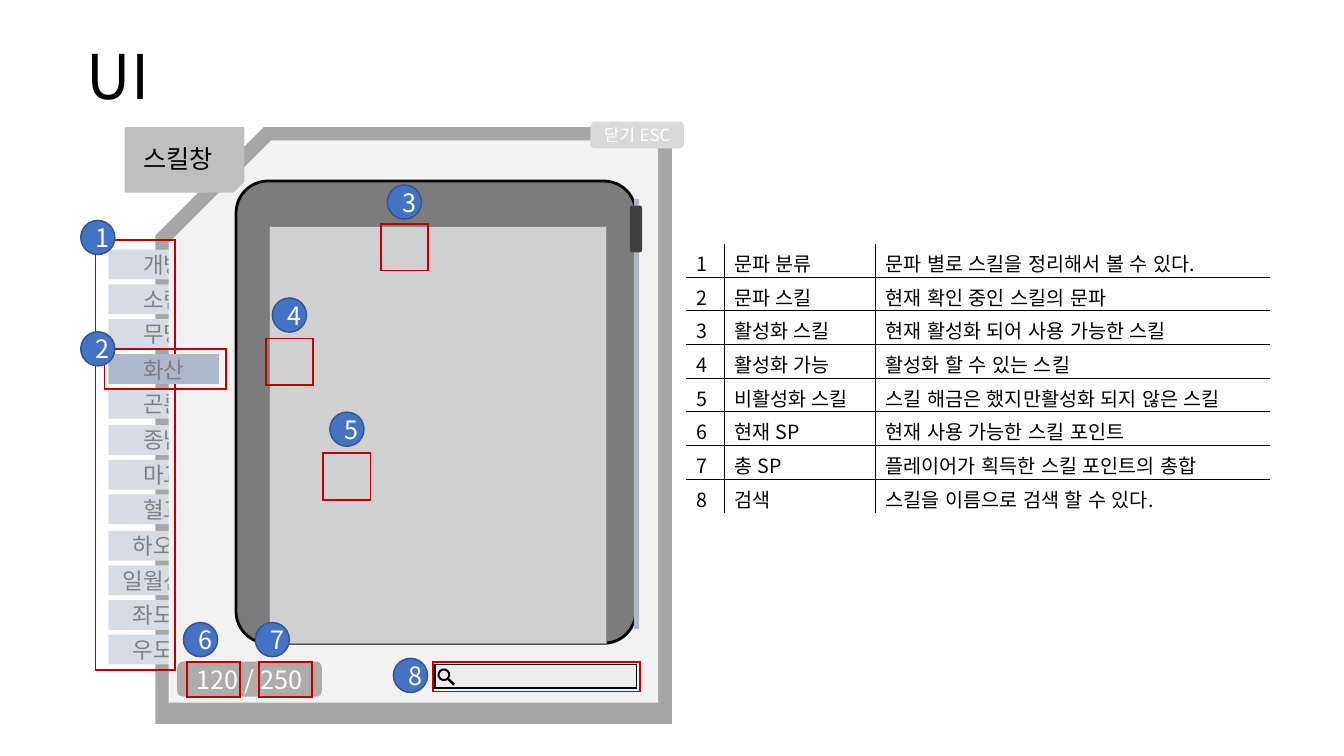
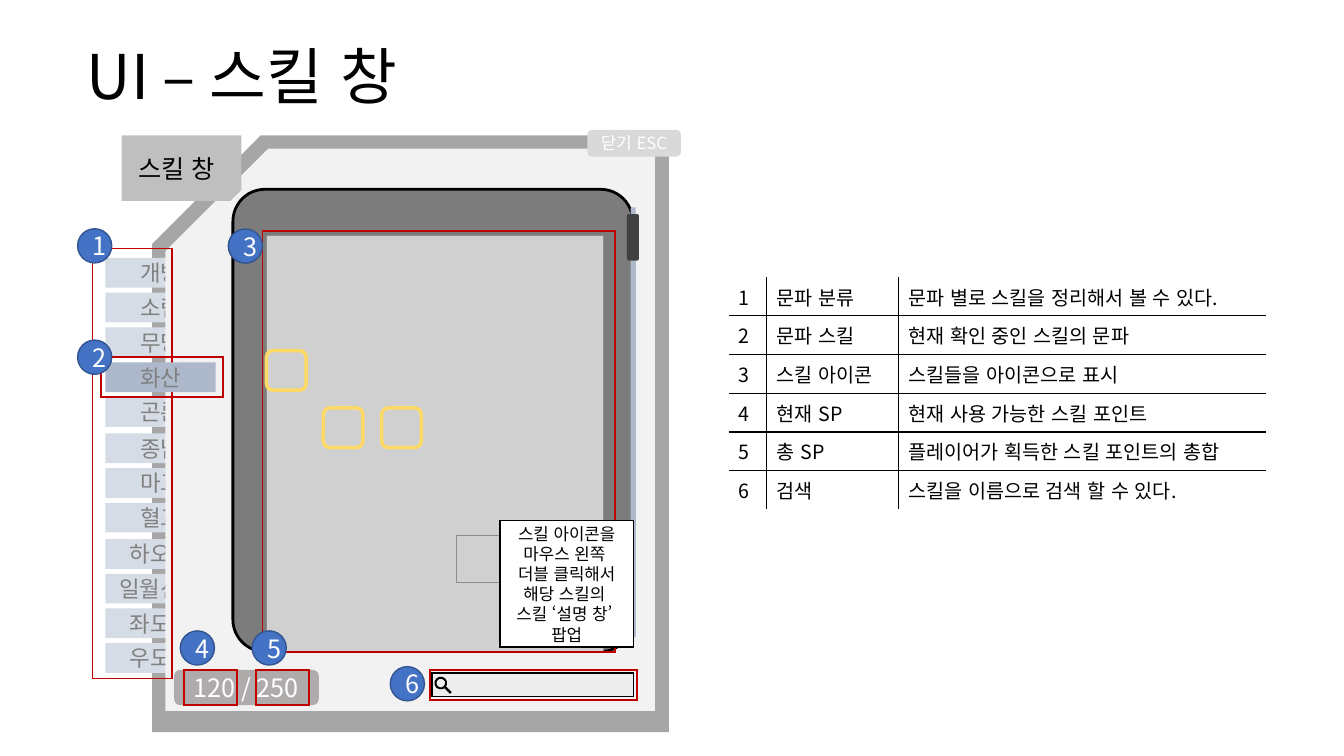
Before and after one commit to yjk0401/unityenginebasic_9th, a slide deck: slide 9 of 기획/방랑엽사전/스킬 시스템 기획서.pptx. Drawn at 1344x756 pixels with LibreOffice and Linux fonts; fonts in the diff are those of the drawing; grey boxes stand for pictures. Boxes give left, top, right and bottom in pixels: in the first picture for what was removed or moved away, otherwise in the second. Text is boxed around its words. In the diff, an @@ line names an element or a change of style, - is before the commit and + after.

```diff
--- a/기획/방랑엽사전/스킬 시스템 기획서.pptx
+++ b/기획/방랑엽사전/스킬 시스템 기획서.pptx
@@ text at (x1=87, y1=47, x2=397, y2=104): text changed @@
-UI
+UI – 스킬 창
@@ text at (x1=138, y1=157, x2=215, y2=180): spaces changed @@
-스킬창
+스킬 창
@@ ellipse "3" moved from (x1=387, y1=185, x2=421, y2=219) to (x1=228, y1=229, x2=262, y2=263) @@
@@ rectangle resized from (x1=381, y1=224, x2=429, y2=270) to (x1=263, y1=232, x2=616, y2=652) @@
@@ table at (x1=729, y1=277, x2=1267, y2=504) @@
-row 3: 3 | 활성화 스킬 | 현재 활성화 되어 사용 가능한 스킬
-row 4: 4 | 활성화 가능 | 활성화 할 수 있는 스킬
-row 5: 5 | 비활성화 스킬 | 스킬 해금은 했지만활성화 되지 않은 스킬
-row 6: 6 | 현재 SP | 현재 사용 가능한 스킬 포인트
-row 7: 7 | 총 SP | 플레이어가 획득한 스킬 포인트의 총합
-row 8: 8 | 검색 | 스킬을 이름으로 검색 할 수 있다.
+row 3: 3 | 스킬 아이콘 | 스킬들을 아이콘으로 표시
+row 4: 4 | 현재 SP | 현재 사용 가능한 스킬 포인트
+row 5: 5 | 총 SP | 플레이어가 획득한 스킬 포인트의 총합
+row 6: 6 | 검색 | 스킬을 이름으로 검색 할 수 있다.
@@ table resized from (x1=687, y1=244, x2=1270, y2=513) to (x1=729, y1=277, x2=1267, y2=504) @@
@@ rectangle removed at (x1=266, y1=339, x2=314, y2=385) @@
@@ group added at (x1=266, y1=351, x2=634, y2=647): 3 rounded rectangles, 1 picture, 1 rectangle @@
+스킬 아이콘을
+마우스 왼쪽
+더블 클릭해서
+해당 스킬의
+스킬 ‘설명 창’
+팝업
@@ rectangle removed at (x1=324, y1=454, x2=371, y2=500) @@
@@ ellipse removed at (x1=255, y1=623, x2=289, y2=657) @@
-7
@@ ellipse "4" moved from (x1=272, y1=298, x2=307, y2=333) to (x1=180, y1=631, x2=215, y2=665) @@
@@ ellipse "5" moved from (x1=330, y1=412, x2=364, y2=447) to (x1=252, y1=631, x2=286, y2=665) @@
@@ ellipse removed at (x1=393, y1=658, x2=427, y2=693) @@
-8
@@ ellipse "6" moved from (x1=184, y1=623, x2=218, y2=657) to (x1=390, y1=666, x2=424, y2=701) @@
@@ 18 rectangles, 5 rounded rectangles, 3 ellipses, 3 snip rects, 1 picture, 1 donut, 1 line moved together from (x1=81, y1=122, x2=685, y2=724) to (x1=78, y1=130, x2=682, y2=732) @@
```
Also in this commit, not shown: 9 other slides changed, 1 slide removed, 3 other files.
